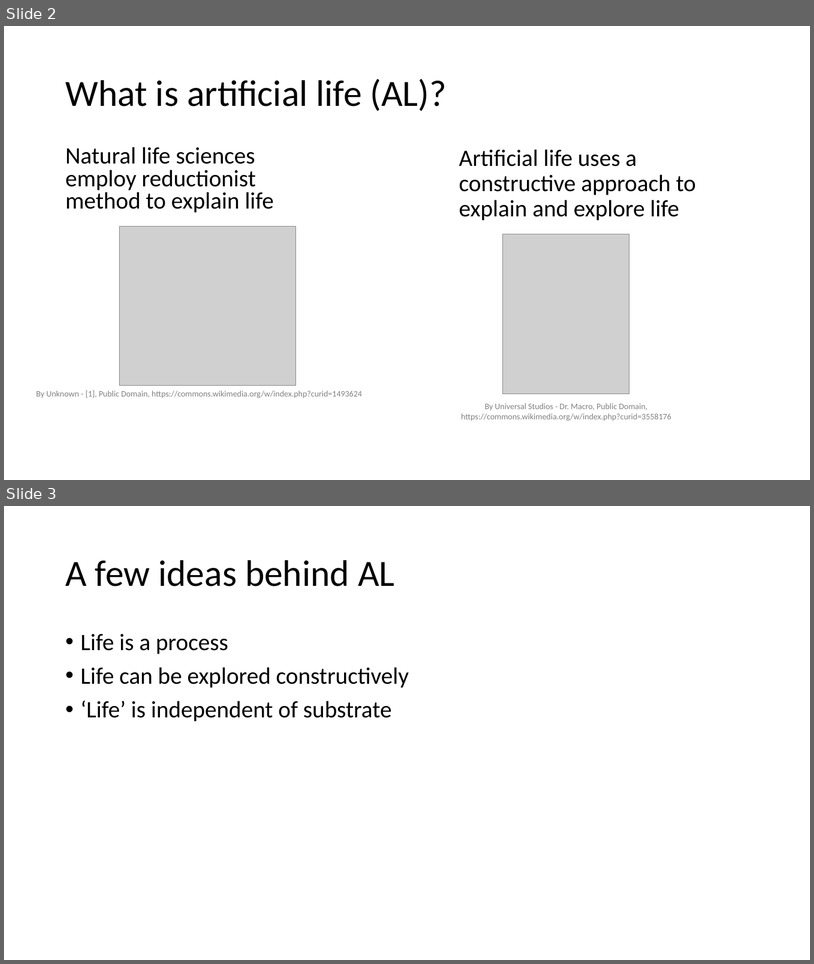
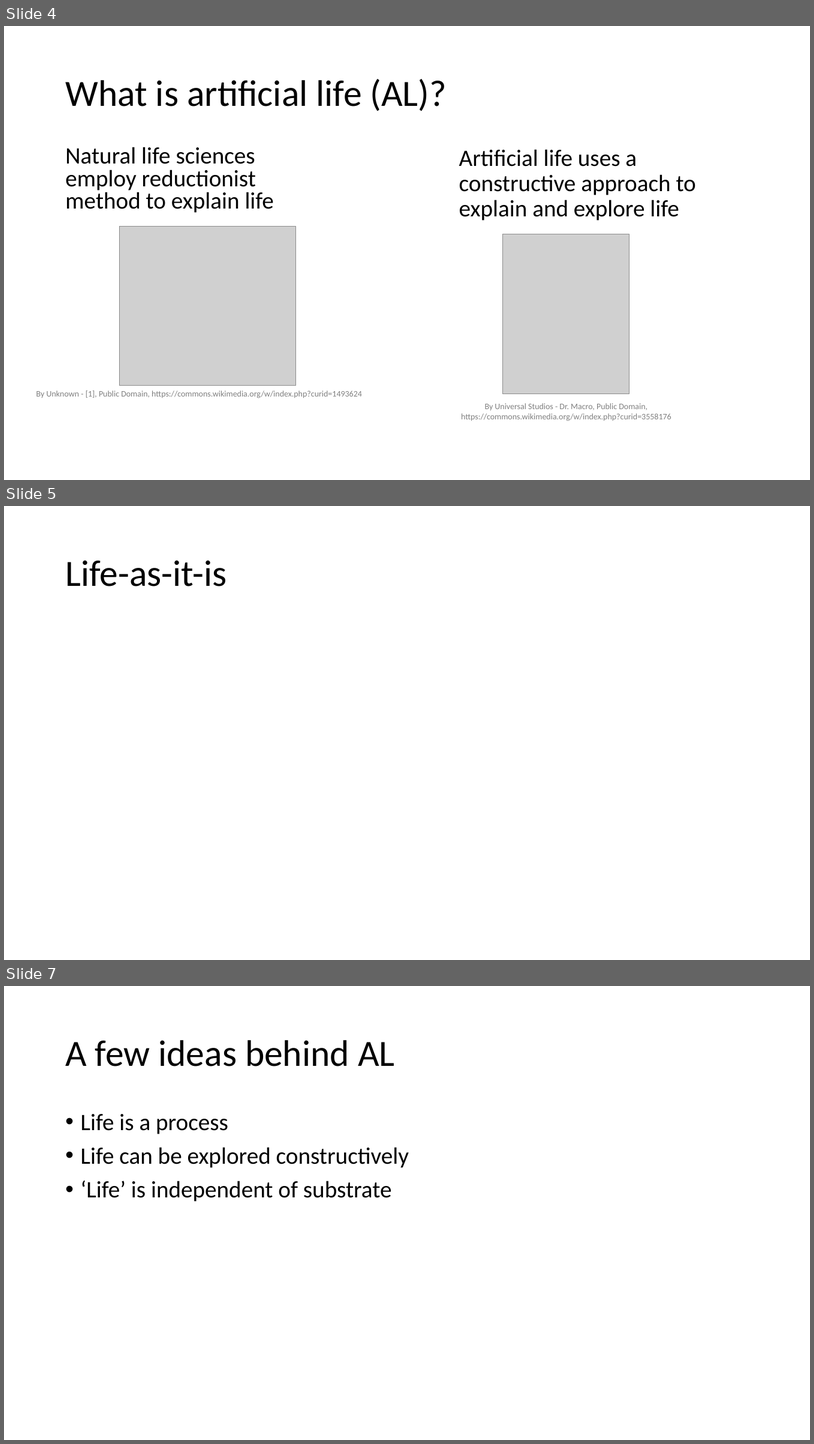
Before and after one commit to BenChurch/Fall2016, a slide deck: CISC879/ChapterPresentation/LectureSlidesCh8.pptx. Shown one above the other, each under a label of ours: slides 2 and 3 before the commit, slides 4, 5 and 7 after it; the slides between them are not shown. The pictures are 814x964 and 814x1444 pixels, drawn with LibreOffice and Linux fonts; fonts in the diff are those of the drawing; grey boxes stand for pictures. Boxes give left, top, right and bottom in pixels: in the first picture for what was removed or moved away, otherwise in the second. Text is boxed around its words. In the diff, an @@ line names an element or a change of style, - is before the commit and + after.

```diff
--- a/CISC879/ChapterPresentation/LectureSlidesCh8.pptx
+++ b/CISC879/ChapterPresentation/LectureSlidesCh8.pptx
@@ slide 5 added at (4, 506, 810, 960), background #FFFFFF @@
@@ title added at (65, 560, 227, 586), 44 pt, text #000000 @@
+Life-as-it-is
@@ what was slide 2 is now slide 4 @@
@@ what was slide 3 is now slide 7 @@
```
Also in this commit, not shown: 2 slides changed, 4 other slides added, 14 other files.
